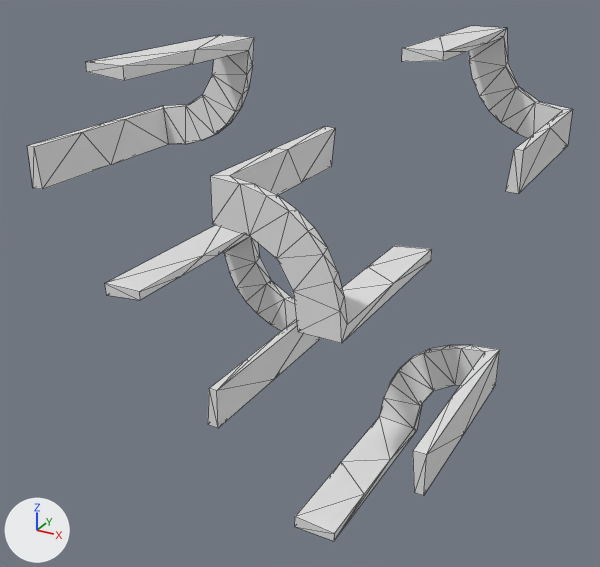
The OBJ model data/bmc/SET_4W2C/t_407.obj: old version first, new version second.
Both versions are drawn from a 50 mm lens placed at (0.939, -1.827, 0.772), pointed at (-0.028, -0.069, -0.107). The axes (+X, +Y, +Z) are drawn at lower left. The lights are the same throughout. Mesh edges are drawn as thin lines. Where no turn or scale is listed for an object, it has been applied to the vertices.

The scene before the commit, as lines of its bpy script (objects in view):
```python
me_t_407 = bpy.data.meshes.new('t_407')
me_t_407.from_pydata(...)  # 220 vertices, 420 faces; spans x -0.496..0.5, y -0.5..0.5, z -0.501..0.501
ob_t_407 = bpy.data.objects.new('t_407', me_t_407)
ob_t_407.location = (0.0, 0.0, 0.0)
```
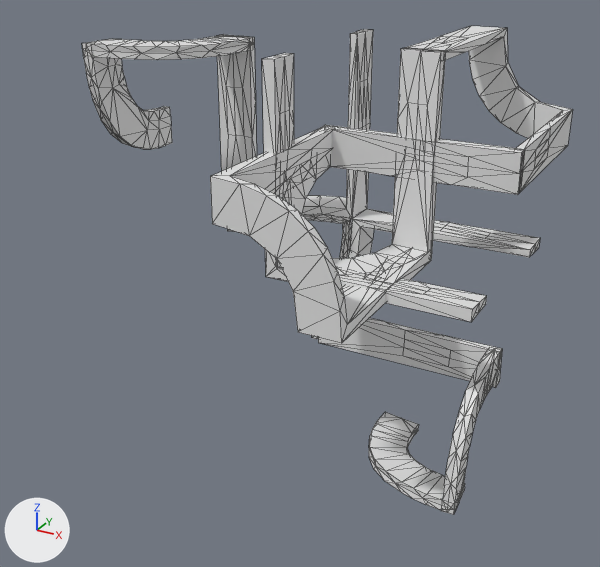
What differs and where, as boxes [x1, y1, x2, y2] in the pictures (600 x 567 px):
't_407', reshaped (10% narrower)
    before: [27, 26, 573, 541]
    after: [82, 26, 573, 515]
part 1 of me_t_407, rebuilt (25% narrower, 26% shorter)
    before: [27, 35, 254, 189]
    after: [82, 35, 252, 149]
part 2 of me_t_407, rebuilt (36% narrower, 15% shorter)
    before: [295, 345, 500, 541]
    after: [369, 348, 500, 515]
part 3 of me_t_407, added
    after: [217, 29, 540, 387]
part 4 of me_t_407, added
    after: [262, 48, 525, 322]
part 5 of me_t_407, deleted
    before: [105, 225, 319, 428]
part 6 of me_t_407, built on
    both: [230, 26, 573, 325]

The edits, one by one:
me_t_407 is used by ob_t_407; location (0.0, 0.0, 0.0).
me_t_407 had 220 vertices, 420 faces and spanned x -0.496..0.5, y -0.5..0.5, z -0.501..0.501.
me_t_407 now has 851 vertices, 1596 faces and spans x -0.5..0.5, y -0.5..0.5, z -0.5..0.5.
me_t_407 part 1: the loose piece of 44 vertices spanning x -0.496..-0.196, y -0.5..0.0, z 0.201..0.501 is rebuilt with 145 vertices and now spans x -0.5..-0.199, y -0.287..0.0, z 0.199..0.5.
me_t_407 part 2: the loose piece of 44 vertices spanning x 0.196..0.496, y -0.5..0.0, z -0.501..-0.201 is rebuilt with 145 vertices and now spans x 0.199..0.5, y -0.287..0.0, z -0.5..-0.199.
me_t_407 part 3: a new loose piece of 276 vertices spanning x -0.301..0.5, y -0.014..0.287, z -0.301..0.5.
me_t_407 part 4: a new loose piece of 141 vertices spanning x 0.0..0.5, y -0.286..0.014, z 0.0..0.5.
Part 5, on me_t_407:
44 vertices are removed from x -0.304..-0.004, y -0.5..0.0, z -0.299..0.001.
84 faces are deleted.
Part 6, on me_t_407:
40 faces are deleted.
36 vertices are added at x 0.004..0.5, y -0.25..0.25, z -0.001..0.5.
12 new vertices lie (0.0, 0.125, 0.0) away from vertices in x 0.004..0.5, y -0.25..0.125, z -0.001..0.5.
8 new vertices lie (0.0, 0.119, 0.0) away from vertices in x 0.029..0.477, y -0.119..0.119, z 0.024..0.477.
152 new faces join them.
